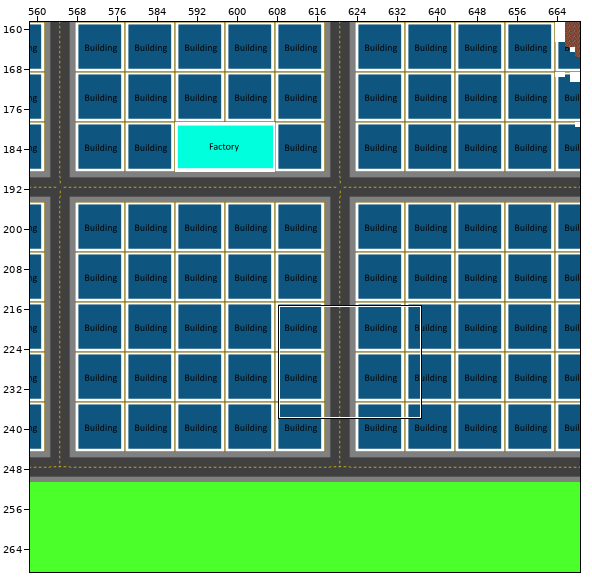
Two states of a Tiled map, Workspace/Game/core/assets/Map/map2.tmx. Above, an overview of the earlier version with the close-up marked.
Close-up. Earlier state:
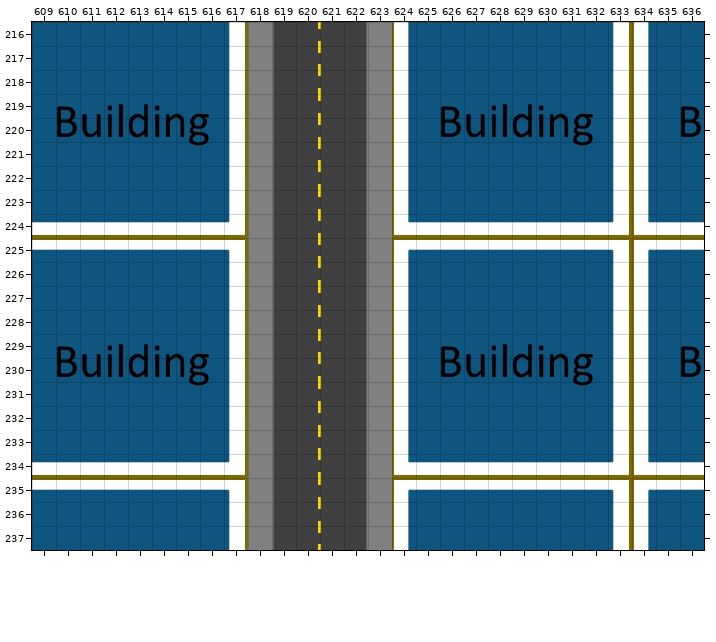
Cells are 32x32 px. Shown: x 609..636, y 216..237. The commit also changed other parts of the map, which this record leaves out.
After:
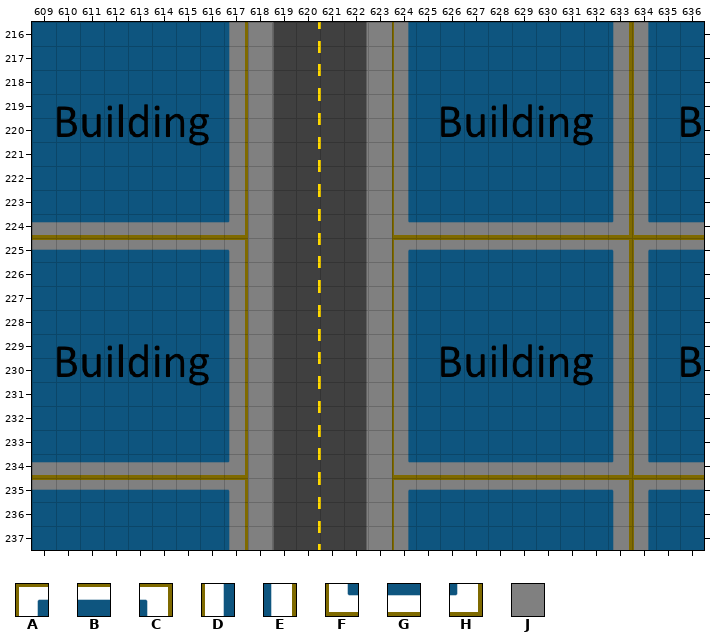
Key: from "Building": A 0, B 1, C 9, D 10, E 19, F 90, G 91, H 99; from "Sidewalk": J 0.
_ is an empty cell, . an unchanged one.
The exact change:
--- layer "Terrain Layer"
@@ x 609..636 @@
-216 ........_......D........ED..
-217 ........_......D........ED..
-218 ........_......D........ED..
-219 ........_......D........ED..
-220 ........_......D........ED..
-221 ........_......D........ED..
-222 ........_......D........ED..
-223 ........_......D........ED..
-224 _________......FGGGGGGGGHFGG
-225 _________......ABBBBBBBBCABB
-226 ........_......D........ED..
-227 ........_......D........ED..
-228 ........_......D........ED..
-229 ........_......D........ED..
-230 ........_......D........ED..
-231 ........_......D........ED..
-232 ........_......D........ED..
-233 ........_......D........ED..
-234 _________......FGGGGGGGGHFGG
-235 _________......ABBBBBBBBCABB
-236 ........_......D........ED..
-237 ........_......D........ED..
+216 ........J......J........JJ..
+217 ........J......J........JJ..
+218 ........J......J........JJ..
+219 ........J......J........JJ..
+220 ........J......J........JJ..
+221 ........J......J........JJ..
+222 ........J......J........JJ..
+223 ........J......J........JJ..
+224 JJJJJJJJJ......JJJJJJJJJJJJJ
+225 JJJJJJJJJ......JJJJJJJJJJJJJ
+226 ........J......J........JJ..
+227 ........J......J........JJ..
+228 ........J......J........JJ..
+229 ........J......J........JJ..
+230 ........J......J........JJ..
+231 ........J......J........JJ..
+232 ........J......J........JJ..
+233 ........J......J........JJ..
+234 JJJJJJJJJ......JJJJJJJJJJJJJ
+235 JJJJJJJJJ......JJJJJJJJJJJJJ
+236 ........J......J........JJ..
+237 ........J......J........JJ..
--- layer "Building Layer"
@@ x 624..636 @@
-216 _........__..
-217 _........__..
-218 _........__..
-219 _........__..
-220 _........__..
-221 _........__..
-222 _........__..
-223 _........__..
-224 _____________
-225 _____________
-226 _........__..
-227 _........__..
-228 _........__..
-229 _........__..
-230 _........__..
-231 _........__..
-232 _........__..
-233 _........__..
-234 _____________
-235 _____________
-236 _........__..
-237 _........__..
+216 D........ED..
+217 D........ED..
+218 D........ED..
+219 D........ED..
+220 D........ED..
+221 D........ED..
+222 D........ED..
+223 D........ED..
+224 FGGGGGGGGHFGG
+225 ABBBBBBBBCABB
+226 D........ED..
+227 D........ED..
+228 D........ED..
+229 D........ED..
+230 D........ED..
+231 D........ED..
+232 D........ED..
+233 D........ED..
+234 FGGGGGGGGHFGG
+235 ABBBBBBBBCABB
+236 D........ED..
+237 D........ED..
